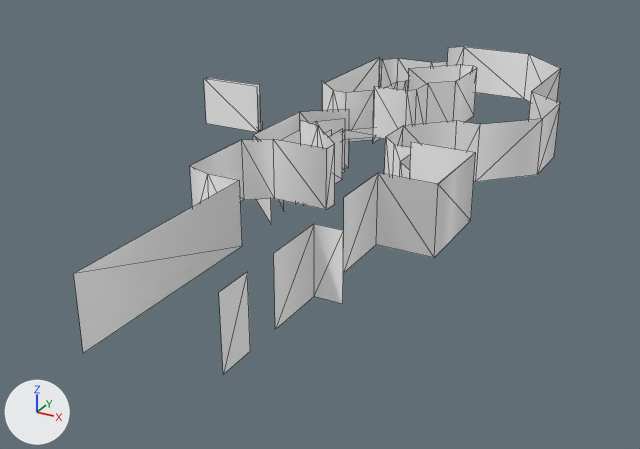
Renders of the glTF model Models/level-6-tree-wall.glb from each side of a commit.
Before and after are seen from a 50 mm camera at (199.2, -392.7, 149.5) aimed at (25.3, -76.6, -8.5). Arrows for +X, +Y and +Z are at lower left; the lights stay in place. The picture after the commit comes second. Mesh edges are drawn as thin lines. Vertices at exactly the same position are counted once.

Names of what the first picture shows: 'level-6-tree-wall'.
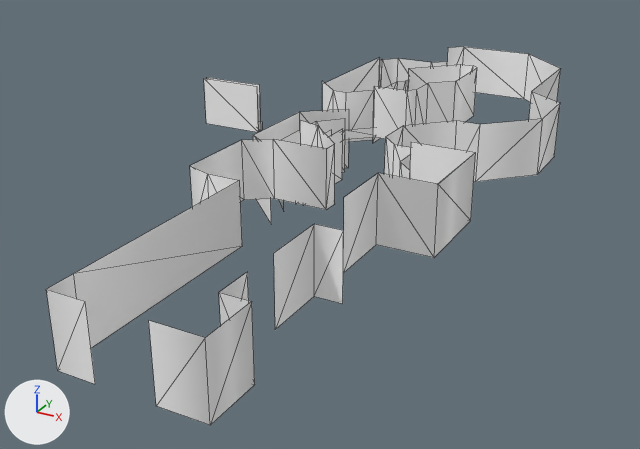
Commit message: working on level 6

Where the change shows, as pixel boxes [x1, y1, x2, y2] in the pictures (640 x 449 px):
```json
{"object": "level-6-tree-wall", "change": "reshaped", "before": [74, 47, 560, 374], "after": [46, 47, 560, 425], "on screen": "16% taller"}
{"part": 1, "of": "me_level_6_tree_wall", "change": "added", "after": [46, 274, 255, 425]}
```

Scene script edits in JSON lines:
```json
{"block": "me_level_6_tree_wall", "where": "# used by ob_level_6_tree_wall; location = (0.0, 0.0, 0.0)"}
{"op": "remove", "block": "me_level_6_tree_wall", "code": "me_level_6_tree_wall.from_pydata(...)  # 163 vertices, 126 faces; spans x -90.0..105.0, y -231.0..98.0, z -6.0..48.0"}
{"op": "add", "block": "me_level_6_tree_wall", "code": "me_level_6_tree_wall.from_pydata(...)  # 173 vertices, 136 faces; spans x -90.0..105.0, y -242.0..98.0, z -6.0..48.0"}
{"block": "me_level_6_tree_wall", "change": "me_level_6_tree_wall part 1"}
{"block": "me_level_6_tree_wall", "change": "5 vertices are added at (32.0, -242.0, 11.0), (84.0, -220.0, 11.0), (84.0, -242.0, 11.0), (66.0, -242.0, 11.0), (46.0, -242.0, 11.0)"}
{"block": "me_level_6_tree_wall", "change": "5 new vertices lie (0.0, 0.0, 26.0) away from vertices in x 32.0..84.0, y -242.0..-220.0, z 11.0"}
{"block": "me_level_6_tree_wall", "change": "10 new faces join them"}
```
